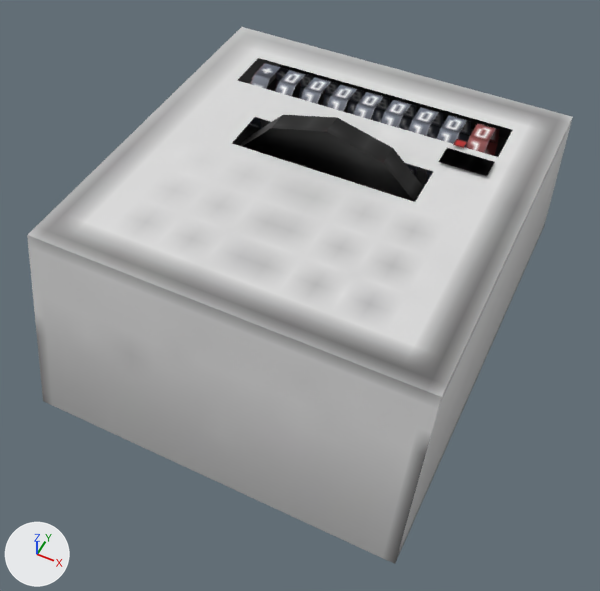
An edit to the Blender file assets/eln/model/EnergyMeter/EnergyMeter.blend, drawn before and after from the same camera.
Both versions are drawn from a camera (50 mm lens) standing at (0.334, -0.723, 0.912) and looking at (0.007, -0.068, 0.093). Lighting does not change. The marker at lower left points along +X, +Y and +Z.

Names of what the first picture shows: 'Base', 'NumberWheel0', 'NumberWheel1', 'NumberWheel2', 'NumberWheel4', 'PowerDisk', 'TextkJ'.
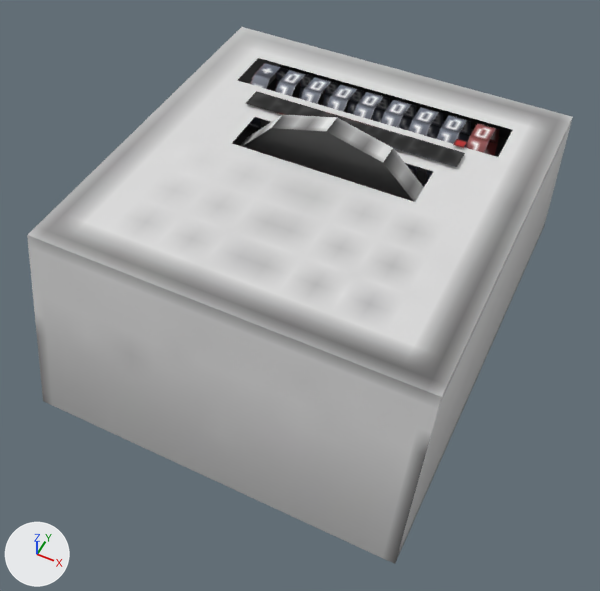
Boxes [x1, y1, x2, y2] around the edits, measured in the pictures (600 x 591 px):
'TextkJ', deleted (black)
    before: [439, 148, 495, 176]
part 1 of me_powerdisk, surface changed (black to grey)
    both: [240, 115, 424, 202]
part 2 of me_base, built on
    both: [232, 78, 508, 187]

The edits, one by one:
me_powerdisk has 48 vertices, 14 faces and spans x -0.15..0.15, y -0.016..0.016, z -0.15..0.15.
me_powerdisk is used by ob_powerdisk; location (0.0, 0.031, 0.15).
me_powerdisk part 1: texture (UV) coordinates of 14 of 14 faces, centred in x -0.14..0.14, y -0.008..0.008, z -0.14..0.14, changed; they spanned u 0.39..0.5, v 0.0..0.09 and now span u 0.06..0.12, v 0.03..0.19.
me_base is used by ob_base; location (0.0, 0.0, 0.0).
Verts and faces of me_base; kept vertices keep their numbers, new ones are numbered from 32.
Before the commit, vertices of me_base: 24 (-0.188, -0.062, 0.188), 25 (-0.188, 0.25, 0.188), 26 (0.188, 0.25, 0.188), 27 (0.188, -0.062, 0.188).
me_base had 32 vertices, 17 faces, 4 loose edges and spanned x -0.25..0.25, y -0.312..0.312, z 0.0..0.25.
me_base now has 40 vertices, 19 faces, 4 loose edges and spans x -0.25..0.25, y -0.312..0.312, z 0.0..0.254.
Part 2, on me_base:
Faces deleted: (24, 25, 26, 27).
New vertex 32 is at (0.144, 0.118, 0.254), pixel (463, 147).
New vertex 33 is at (0.13, 0.118, 0.254), pixel (452, 144).
New vertex 34 is at (0.144, 0.132, 0.254), pixel (467, 141).
New vertex 35 is at (0.13, 0.132, 0.254), pixel (456, 138).
New vertex 36 is at (0.149, 0.078, 0.254), pixel (456, 167).
New vertex 37 is at (-0.148, 0.078, 0.254), pixel (245, 103).
New vertex 38 is at (0.149, 0.109, 0.254), pixel (465, 152).
New vertex 39 is at (-0.148, 0.109, 0.254), pixel (256, 91).
New faces: (32, 34, 35, 33), (36, 38, 39, 37), (24, 27, 26, 25).
Object 'TextkJ' (ob_textkj) is deleted.
